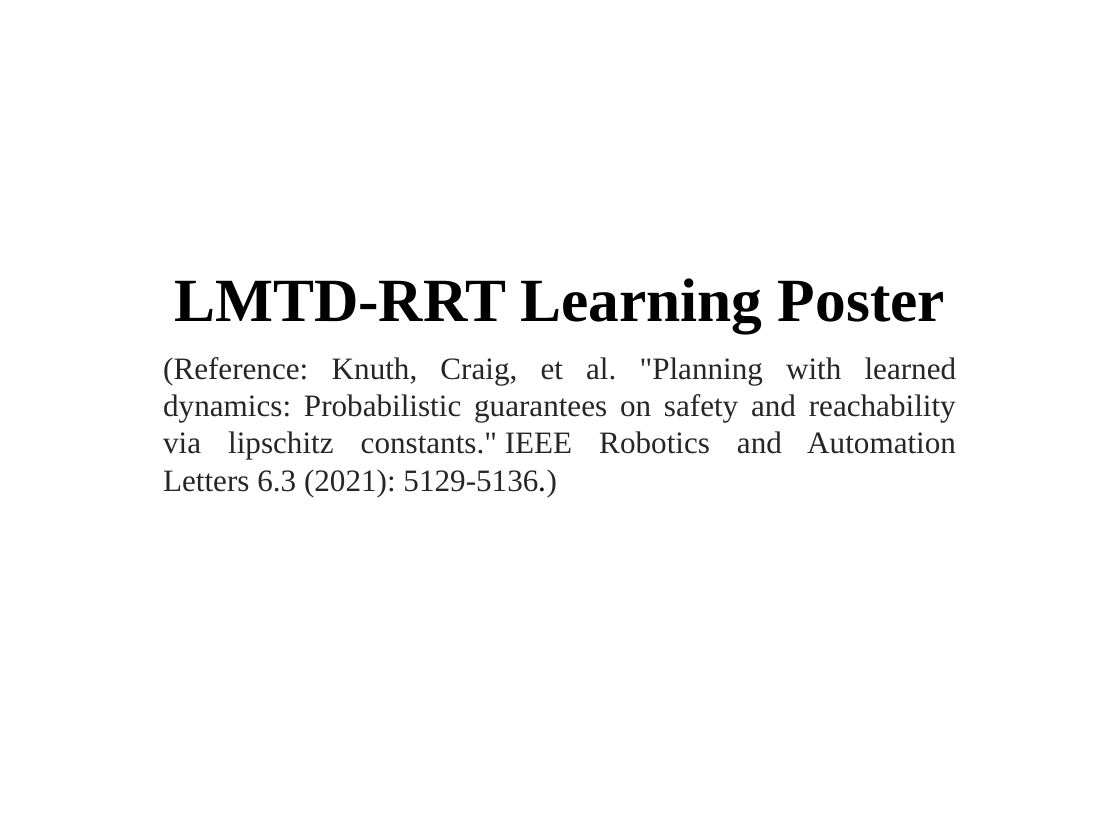
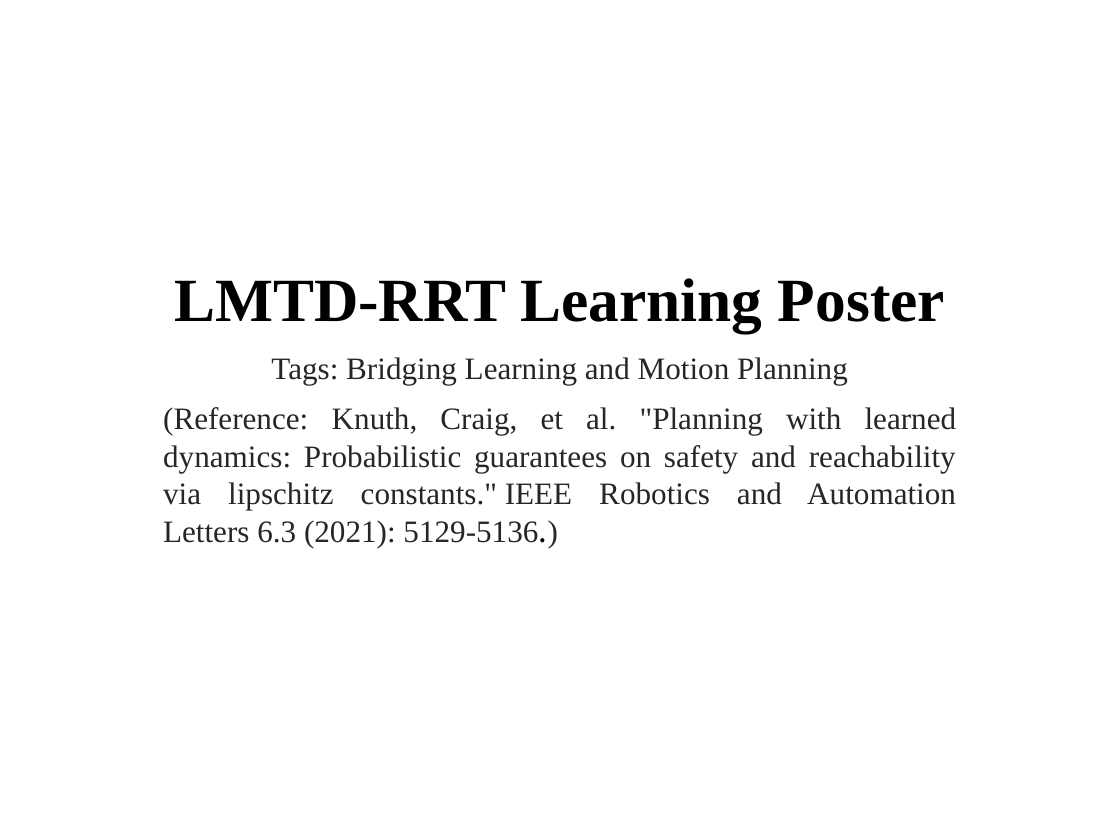
Before and after one commit to nicewang/niceproject, a slide deck: slide 1 of .github/niceproject/source/learning/robotics/lmtd_rrt.pptx. Drawn at 1120x840 pixels with LibreOffice and Linux fonts; fonts in the diff are those of the drawing. Boxes give left, top, right and bottom in pixels: in the first picture for what was removed or moved away, otherwise in the second. Text is boxed around its words. In the diff, an @@ line names an element or a change of style, - is before the commit and + after.

Commit message:
cmt-20230510-1
+data-efficient ltl translators learning poster

```diff
--- a/.github/niceproject/source/learning/robotics/lmtd_rrt.pptx
+++ b/.github/niceproject/source/learning/robotics/lmtd_rrt.pptx
@@ text added at [271, 357, 848, 384], 20 pt, text #262626 @@
+Tags: Bridging Learning and Motion Planning
@@ text "(Reference: Knuth, Craig, et al. ...": place and size @@
-text "(Reference: Knuth, Craig, et al. ..." at [163, 357, 957, 496]
+text "(Reference: Knuth, Craig, et al. ..." at [163, 407, 957, 547]
@@ text "(Reference: Knuth, Craig, et al. ..." at [163, 407, 957, 547]: size 18 to 20 pt in "5129-5136.)" @@
```
Also in this commit, not shown: 9 other files.
